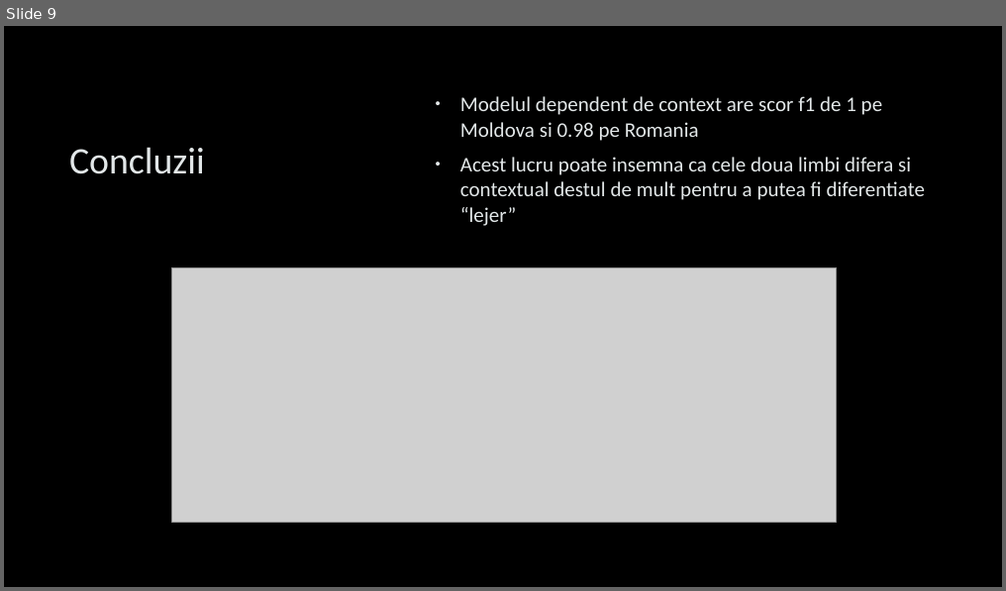
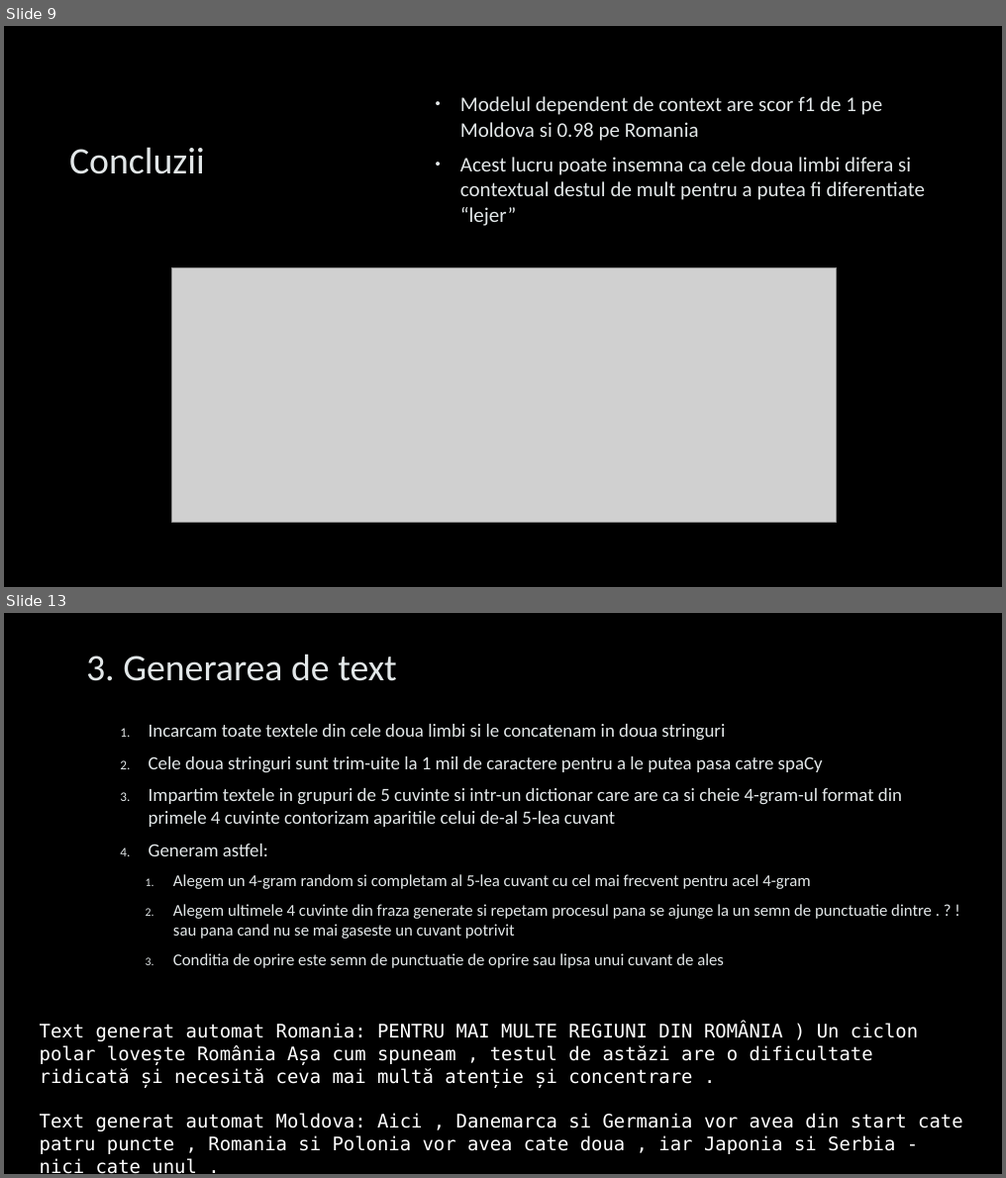
Before and after one commit to AlexTindeche/Romanian-Language-Study_Romania-Moldova, a slide deck: Presentation.pptx. Shown one above the other, each under a label of ours: slide 9 before the commit, slides 9 and 13 after it; the slides between them are not shown. The pictures are 1006x591 and 1006x1178 pixels, drawn with LibreOffice and Linux fonts; fonts in the diff are those of the drawing; grey boxes stand for pictures; background and template pictures are left out. Boxes give left, top, right and bottom in pixels: in the first picture for what was removed or moved away, otherwise in the second. Text is boxed around its words. In the diff, an @@ line names an element or a change of style, - is before the commit and + after.

```diff
--- a/Presentation.pptx
+++ b/Presentation.pptx
@@ slide 13 added at (x1=4, y1=613, x2=1002, y2=1174), background picture (left out) @@
@@ title added at (x1=86, y1=654, x2=397, y2=681), 36 pt, text #E2E7E8 @@
+3. Generarea de text
@@ text added at (x1=149, y1=724, x2=932, y2=968), 18 pt, text #E2E7E8 @@
+  1. Incarcam toate textele din cele doua limbi si le concatenam in doua stringuri
+  2. Cele doua stringuri sunt trim-uite la 1 mil de caractere pentru a le putea pasa catre spaCy
+  3. Impartim textele in grupuri de 5 cuvinte si intr-un dictionar care are ca si cheie 4-gram-ul format din primele 4 cuvinte contorizam aparitile celui de-al 5-lea cuvant
+  4. Generam astfel:
+    1. Alegem un 4-gram random si completam al 5-lea cuvant cu cel mai frecvent pentru acel 4-gram
+    2. Alegem ultimele 4 cuvinte din fraza generate si repetam procesul pana se ajunge la un semn de punctuatie dintre . ? ! sau pana cand nu se mai gaseste un cuvant potrivit
+    3. Conditia de oprire este semn de punctuatie de oprire sau lipsa unui cuvant de ales
@@ text added at (x1=40, y1=1023, x2=963, y2=1174), 18 pt, text #FFFFFF @@
+Text generat automat Romania: PENTRU MAI MULTE REGIUNI DIN ROMÂNIA ) Un ciclon polar lovește România Așa cum spuneam , testul de astăzi are o dificultate ridicată și necesită ceva mai multă atenție și concentrare .
+Text generat automat Moldova: Aici , Danemarca si Germania vor avea din start cate patru puncte , Romania si Polonia vor avea cate doua , iar Japonia si Serbia - nici cate unul .
```
Also in this commit, not shown: 2 slides changed, 4 other slides added, 2 other files.
